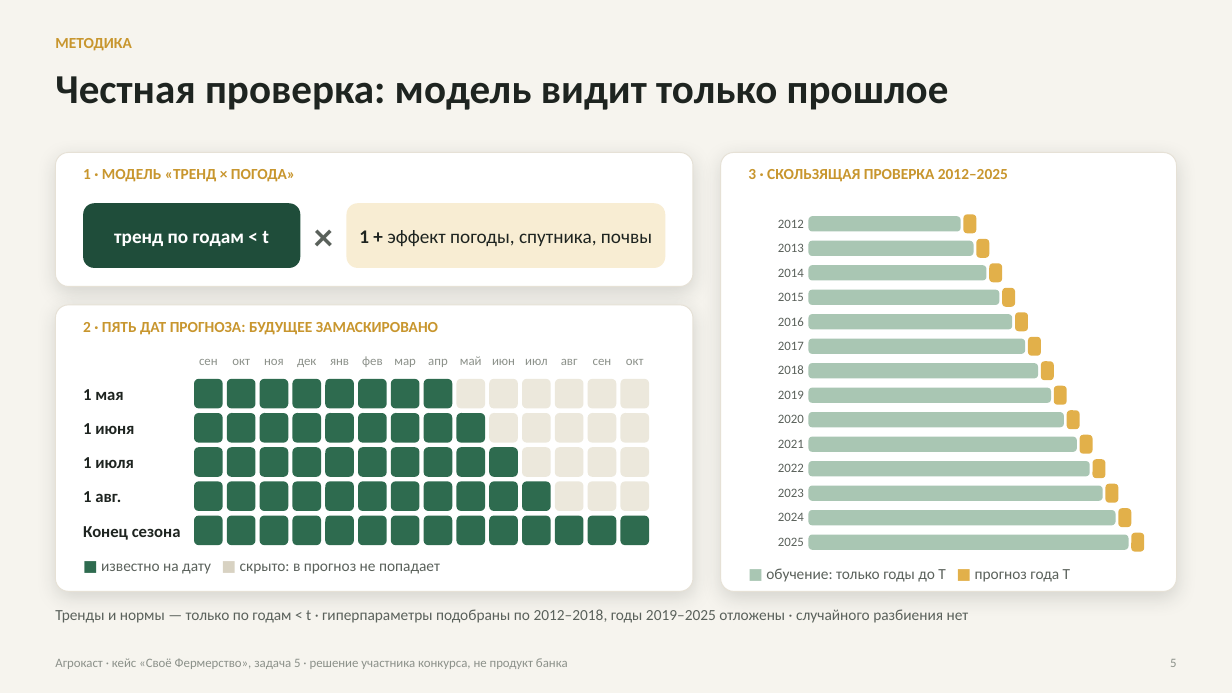
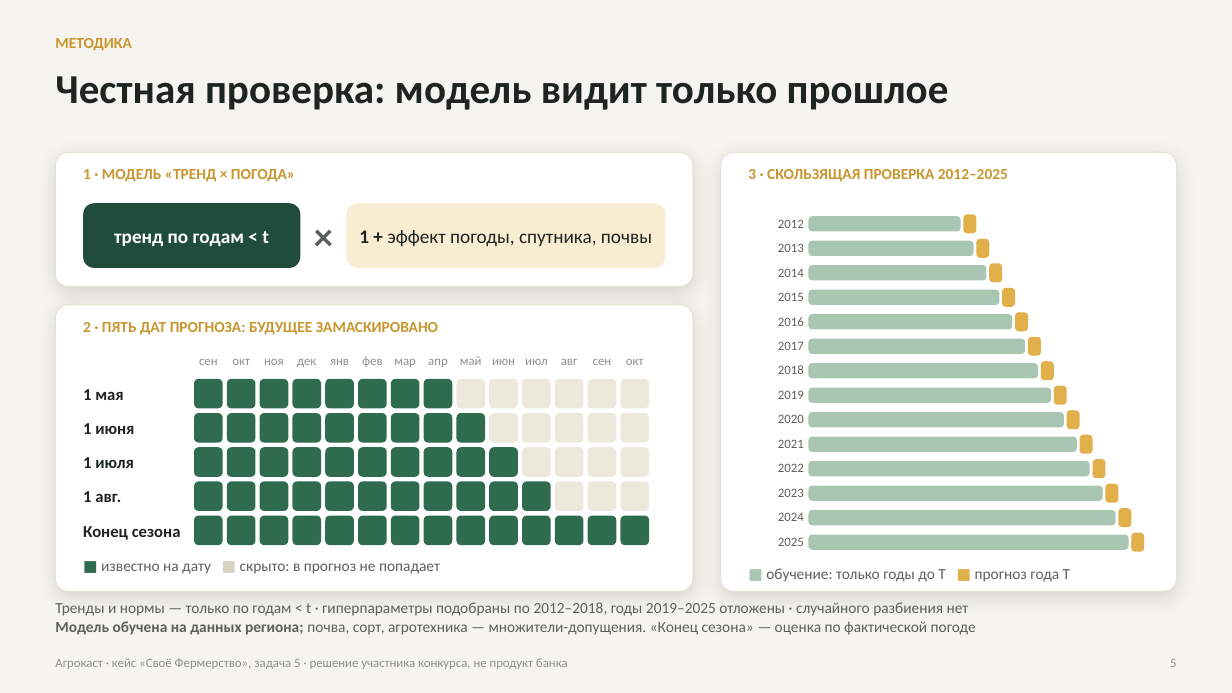
Before and after one commit to Parampaika/AgroCast, a slide deck: slide 5 of deck/out/agrokast_presentation.pptx. Drawn at 1232x693 pixels with LibreOffice and Linux fonts; fonts in the diff are those of the drawing. Boxes give left, top, right and bottom in pixels: in the first picture for what was removed or moved away, otherwise in the second. Text is boxed around its words. In the diff, an @@ line names an element or a change of style, - is before the commit and + after.

```diff
--- a/deck/out/agrokast_presentation.pptx
+++ b/deck/out/agrokast_presentation.pptx
@@ text "Тренды и нормы — только ...": place and size @@
-text "Тренды и нормы — только ..." at (55,609,969,623)
+text "Тренды и нормы — только ..." at (55,602,976,635)
@@ text at (55,621,976,635): paragraph added @@
+Модель обучена на данных региона; почва, сорт, агротехника — множители-допущения. «Конец сезона» — оценка по фактической погоде
@@ text at (55,602,969,616): more space between paragraphs @@
```
Also in this commit, not shown: 5 other slides changed, 9 other files.
